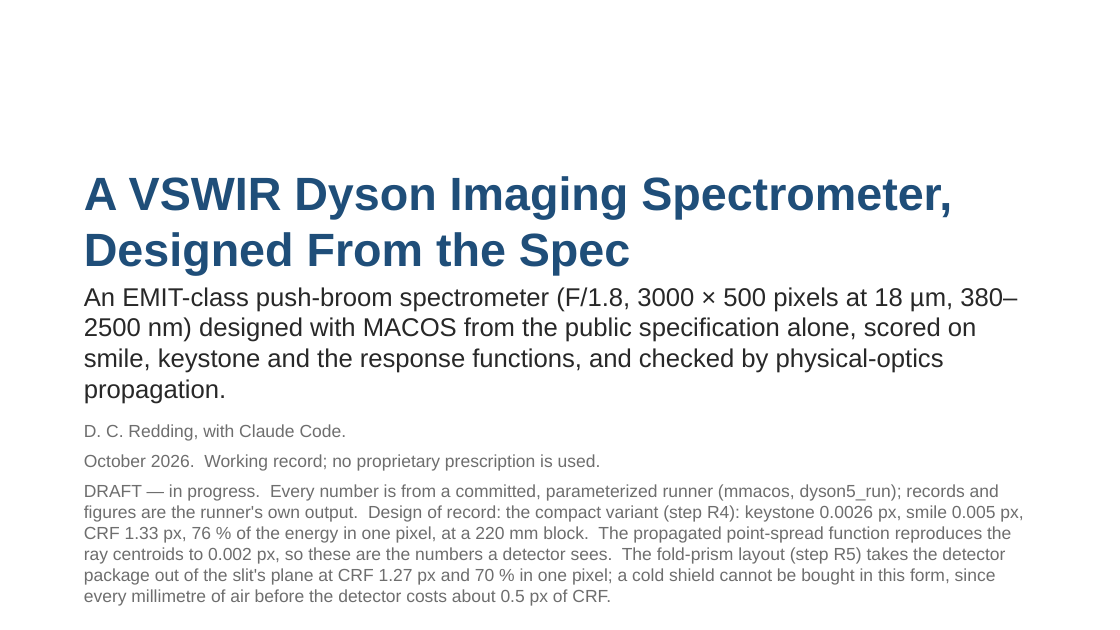
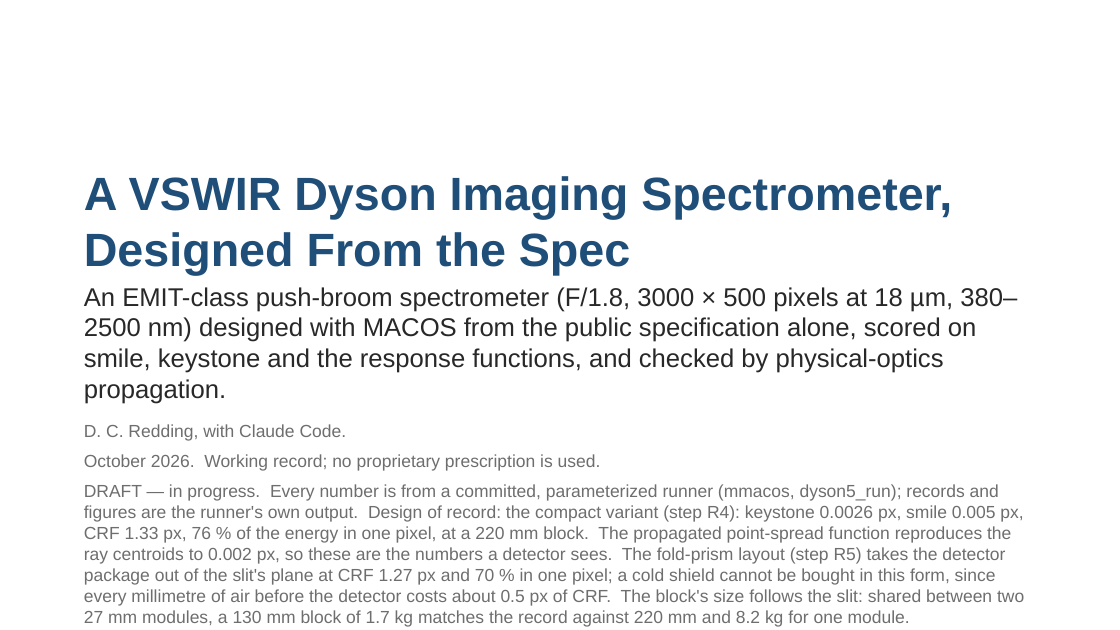
Before and after one commit to nasa-jpl/macos, a slide deck: slide 1 of demo_session/deck_dyson.pptx. Drawn at 1120x630 pixels with LibreOffice and Linux fonts; fonts in the diff are those of the drawing. Boxes give left, top, right and bottom in pixels: in the first picture for what was removed or moved away, otherwise in the second. Text is boxed around its words. In the diff, an @@ line names an element or a change of style, - is before the commit and + after.

```diff
--- a/demo_session/deck_dyson.pptx
+++ b/demo_session/deck_dyson.pptx
@@ text at (84, 484, 1024, 627): text changed @@
-DRAFT — in progress. Every number is from a committed, parameterized runner (mmacos, dyson5_run); records and figures are the runner's own output. Design of record: the compact variant (step R4): keystone 0.0026 px, smile 0.005 px, CRF 1.33 px, 76 % of the energy in one pixel, at a 220 mm block. The propagated point-spread function reproduces the ray centroids to 0.002 px, so these are the numbers a detector sees. The fold-prism layout (step R5) takes the detector package out of the slit's plane at CRF 1.27 px and 70 % in one pixel; a cold shield cannot be bought in this form, since every millimetre of air before the detector costs about 0.5 px of CRF.
+DRAFT — in progress. Every number is from a committed, parameterized runner (mmacos, dyson5_run); records and figures are the runner's own output. Design of record: the compact variant (step R4): keystone 0.0026 px, smile 0.005 px, CRF 1.33 px, 76 % of the energy in one pixel, at a 220 mm block. The propagated point-spread function reproduces the ray centroids to 0.002 px, so these are the numbers a detector sees. The fold-prism layout (step R5) takes the detector package out of the slit's plane at CRF 1.27 px and 70 % in one pixel; a cold shield cannot be bought in this form, since every millimetre of air before the detector costs about 0.5 px of CRF. The block's size follows the slit: shared between two 27 mm modules, a 130 mm block of 1.7 kg matches the record against 220 mm and 8.2 kg for one module.
```
Also in this commit, not shown: 4 other slides changed, 2 slides added, 3 other files.
